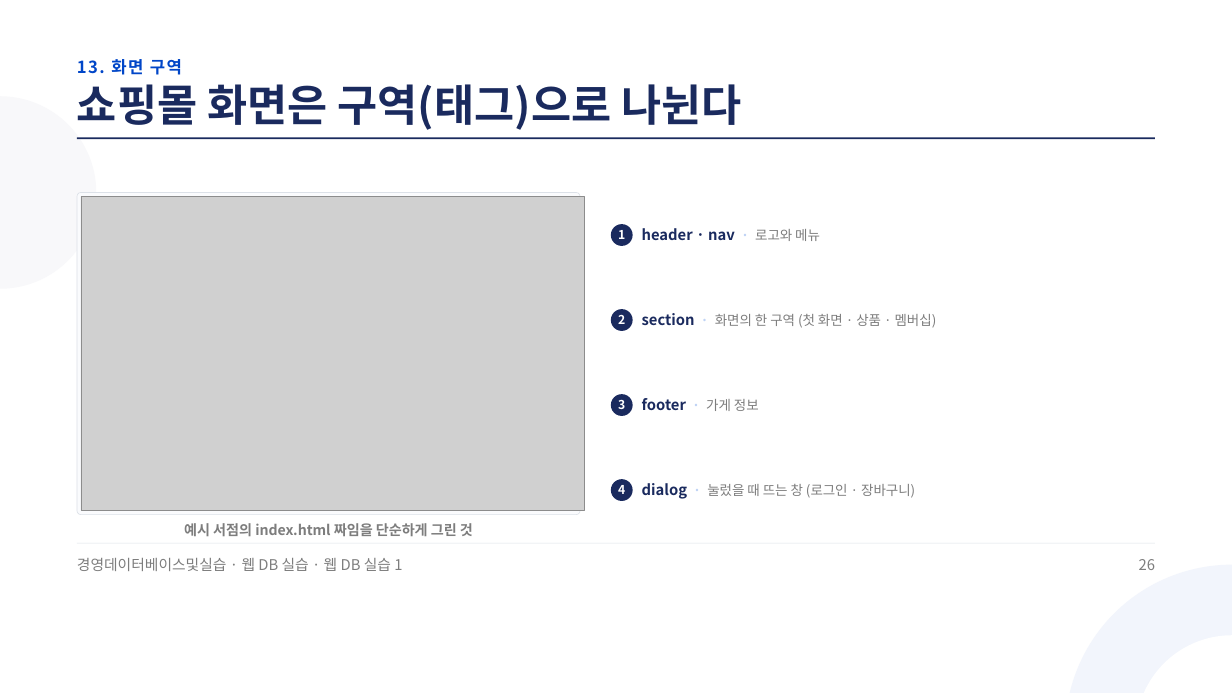
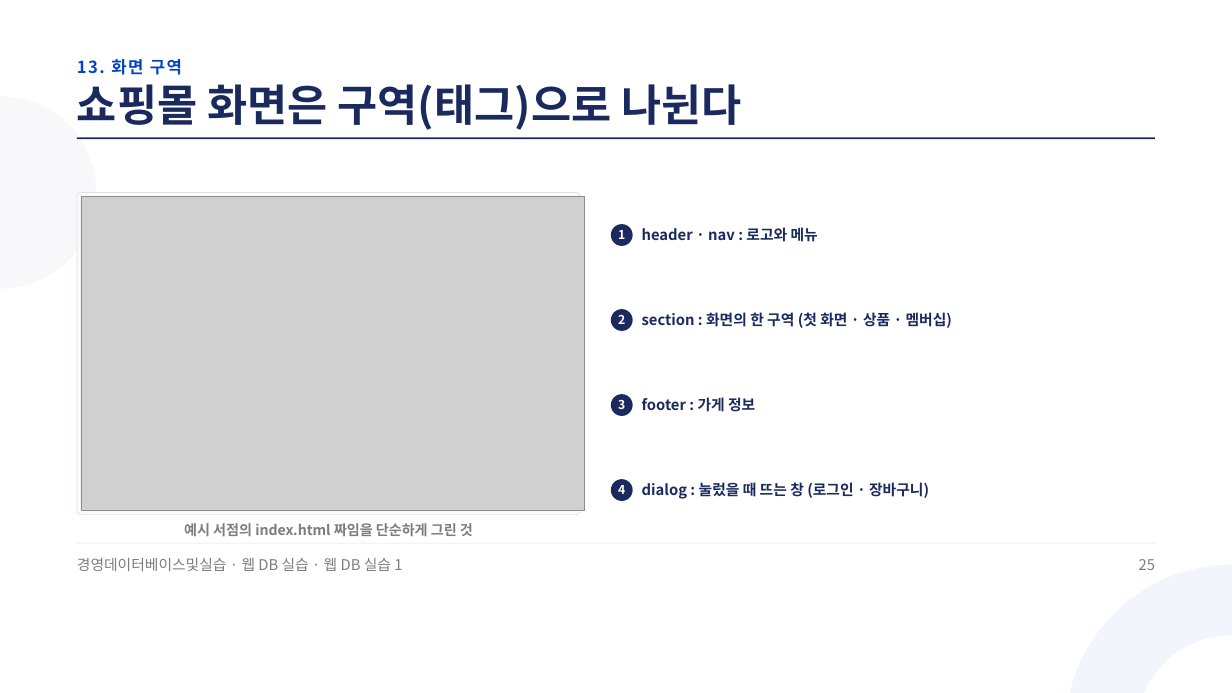
Before and after one commit to jungaistar/materials, a slide deck: slide 25 of koreatech-db/webdb/웹DB실습1_GitHub에_내_쇼핑몰_올리기.pptx (slide 26 before the commit). Drawn at 1232x693 pixels with LibreOffice and Linux fonts; fonts in the diff are those of the drawing; grey boxes stand for pictures. Boxes give left, top, right and bottom in pixels: in the first picture for what was removed or moved away, otherwise in the second. Text is boxed around its words. In the diff, an @@ line names an element or a change of style, - is before the commit and + after.

```diff
--- a/koreatech-db/webdb/웹DB실습1_GitHub에_내_쇼핑몰_올리기.pptx
+++ b/koreatech-db/webdb/웹DB실습1_GitHub에_내_쇼핑몰_올리기.pptx
@@ text at (642, 227, 818, 242): text changed @@
-header · nav · 로고와 메뉴
+header · nav : 로고와 메뉴
@@ text at (642, 312, 952, 328): text changed; size 15.8 to 17.2 pt; text colour #7D7D7D to #1A2A5E; bold on @@
-section · 화면의 한 구역 (첫 화면 · 상품 · 멤버십)
+section : 화면의 한 구역 (첫 화면 · 상품 · 멤버십)
@@ text at (642, 397, 755, 412): text changed @@
-footer · 가게 정보
+footer : 가게 정보
@@ text at (642, 481, 929, 500): text changed; size 15.8 to 17.2 pt; text colour #7D7D7D to #1A2A5E; bold on @@
-dialog · 눌렀을 때 뜨는 창 (로그인 · 장바구니)
+dialog : 눌렀을 때 뜨는 창 (로그인 · 장바구니)
@@ text at (1139, 559, 1155, 570): text changed @@
-26
+25
```
Also in this commit, not shown: 29 other slides changed, 1 slide removed.
